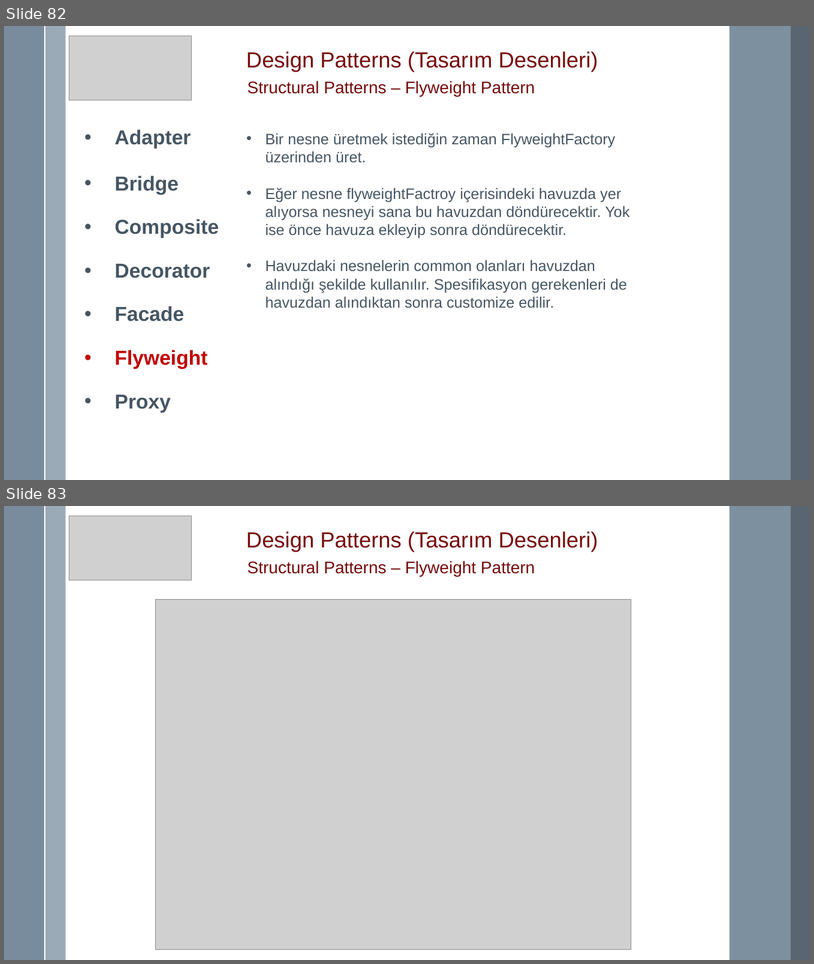
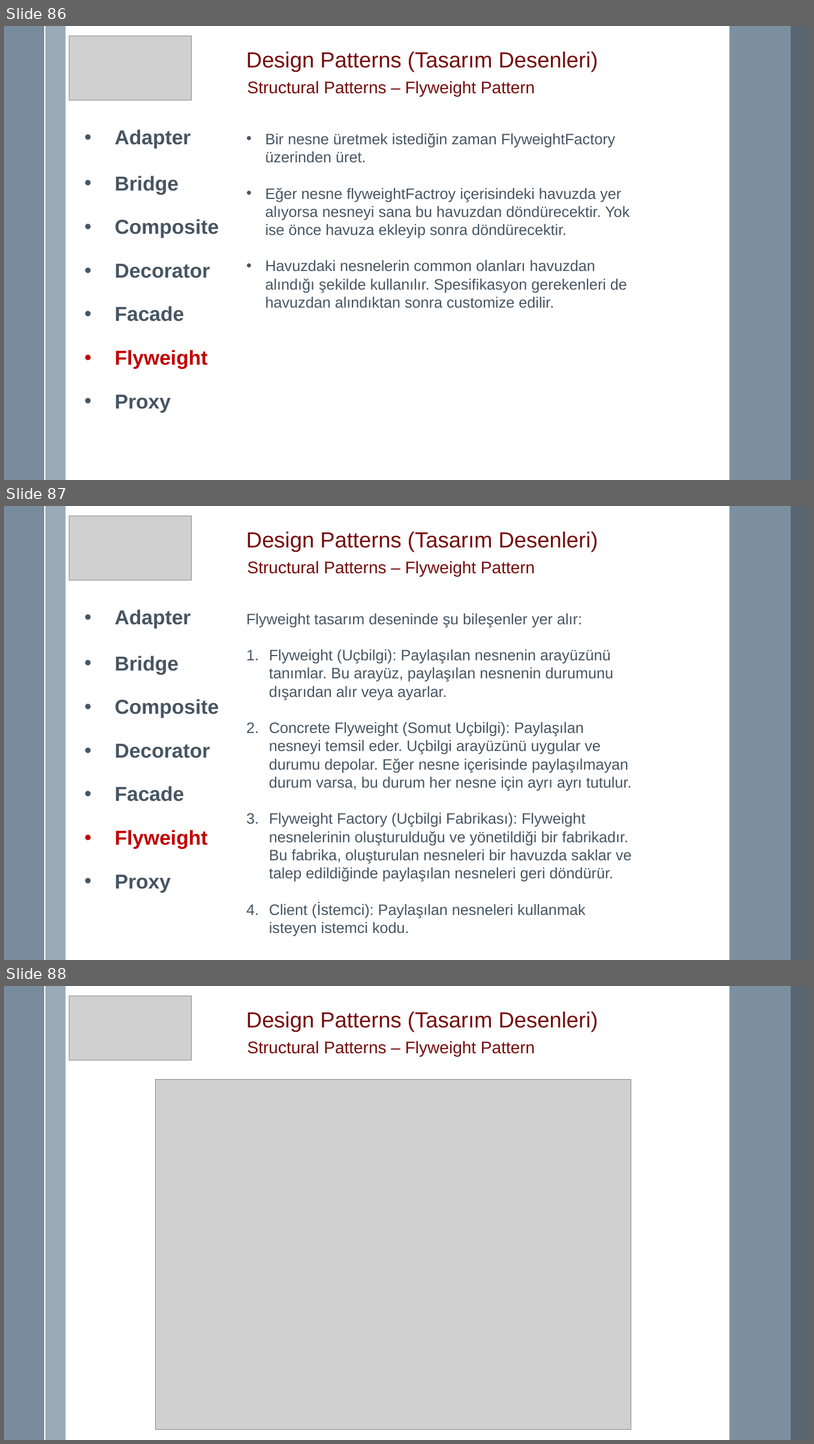
Before and after one commit to mremregok/DesignPattern, a slide deck: Design Pattern.pptx. Shown one above the other, each under a label of ours: slides 82 and 83 before the commit, slides 86, 87 and 88 after it. The pictures are 814x964 and 814x1444 pixels, drawn with LibreOffice and Linux fonts; fonts in the diff are those of the drawing; grey boxes stand for pictures. Boxes give left, top, right and bottom in pixels: in the first picture for what was removed or moved away, otherwise in the second. Text is boxed around its words. In the diff, an @@ line names an element or a change of style, - is before the commit and + after.

Commit message:
Proxy, Facade ve Flyweight patternler düzenlendi.

```diff
--- a/Design Pattern.pptx
+++ b/Design Pattern.pptx
@@ slide 87 added at bbox=[4, 506, 810, 960], background #FFFFFF; not listed: 5 template elements that a slide beside it also shows @@
@@ picture added at bbox=[69, 516, 191, 580] @@
@@ text added at bbox=[246, 531, 599, 552], 26 pt, text #760A0A @@
+Design Patterns (Tasarım Desenleri)
@@ text added at bbox=[248, 561, 535, 576], 20 pt, text #760A0A @@
+Structural Patterns – Flyweight Pattern
@@ text added at bbox=[115, 609, 219, 892], 24 pt, text #465562, bold @@
+• Adapter
+• Bridge
+• Composite
+• Decorator
+• Facade
+• Flyweight
+• Proxy
@@ text added at bbox=[246, 613, 632, 936], 18 pt, text #465562 @@
+Flyweight tasarım deseninde şu bileşenler yer alır:
+1. Flyweight (Uçbilgi): Paylaşılan nesnenin arayüzünü tanımlar. Bu arayüz, paylaşılan nesnenin durumunu dışarıdan alır veya ayarlar.
+2. Concrete Flyweight (Somut Uçbilgi): Paylaşılan nesneyi temsil eder. Uçbilgi arayüzünü uygular ve durumu depolar. Eğer nesne içerisinde paylaşılmayan durum varsa, bu durum her nesne için ayrı ayrı tutulur.
+3. Flyweight Factory (Uçbilgi Fabrikası): Flyweight nesnelerinin oluşturulduğu ve yönetildiği bir fabrikadır. Bu fabrika, oluşturulan nesneleri bir havuzda saklar ve talep edildiğinde paylaşılan nesneleri geri döndürür.
+4. Client (İstemci): Paylaşılan nesneleri kullanmak isteyen istemci kodu.
@@ what was slide 82 is now slide 86 @@
@@ what was slide 83 is now slide 88 @@
```
Also in this commit, not shown: 5 slides changed, 10 other slides added, 59 other files.
